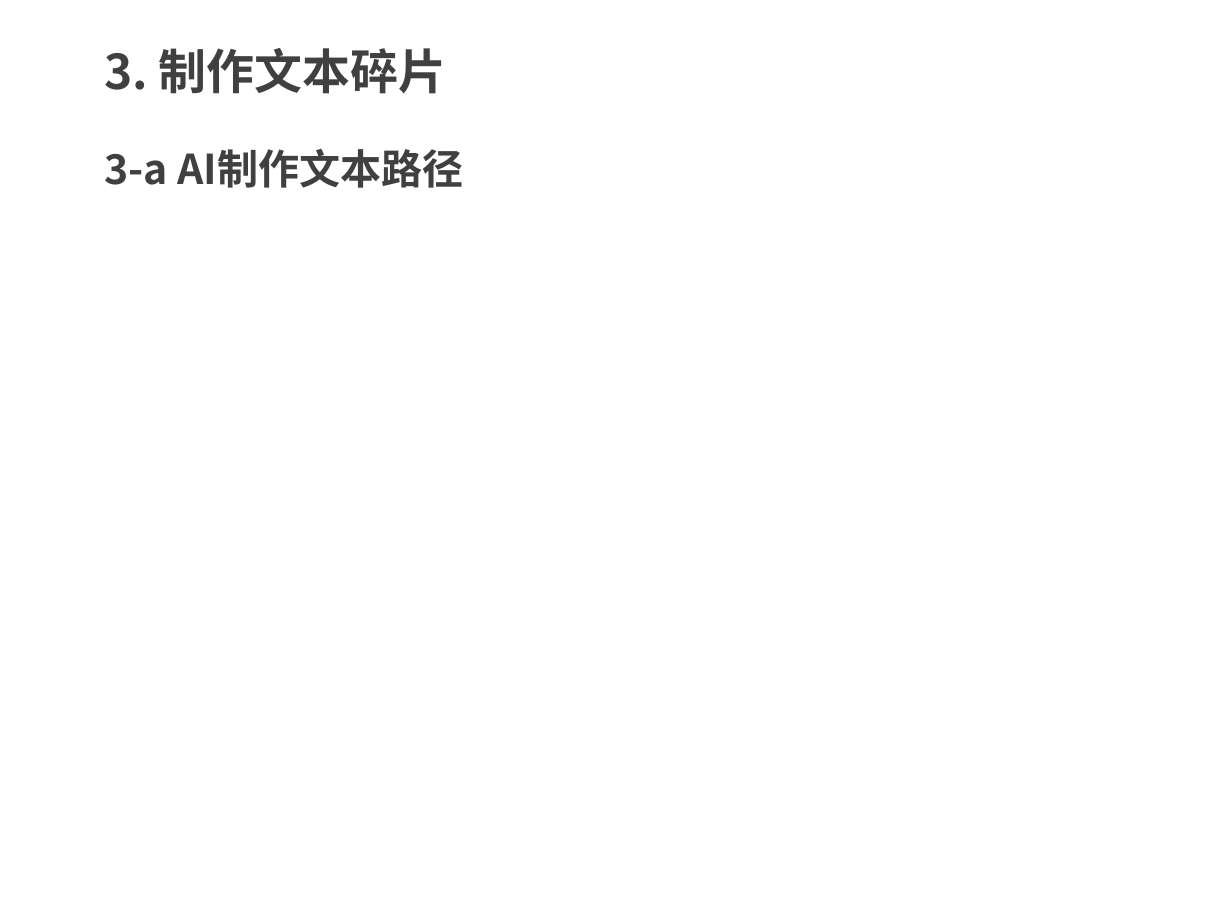
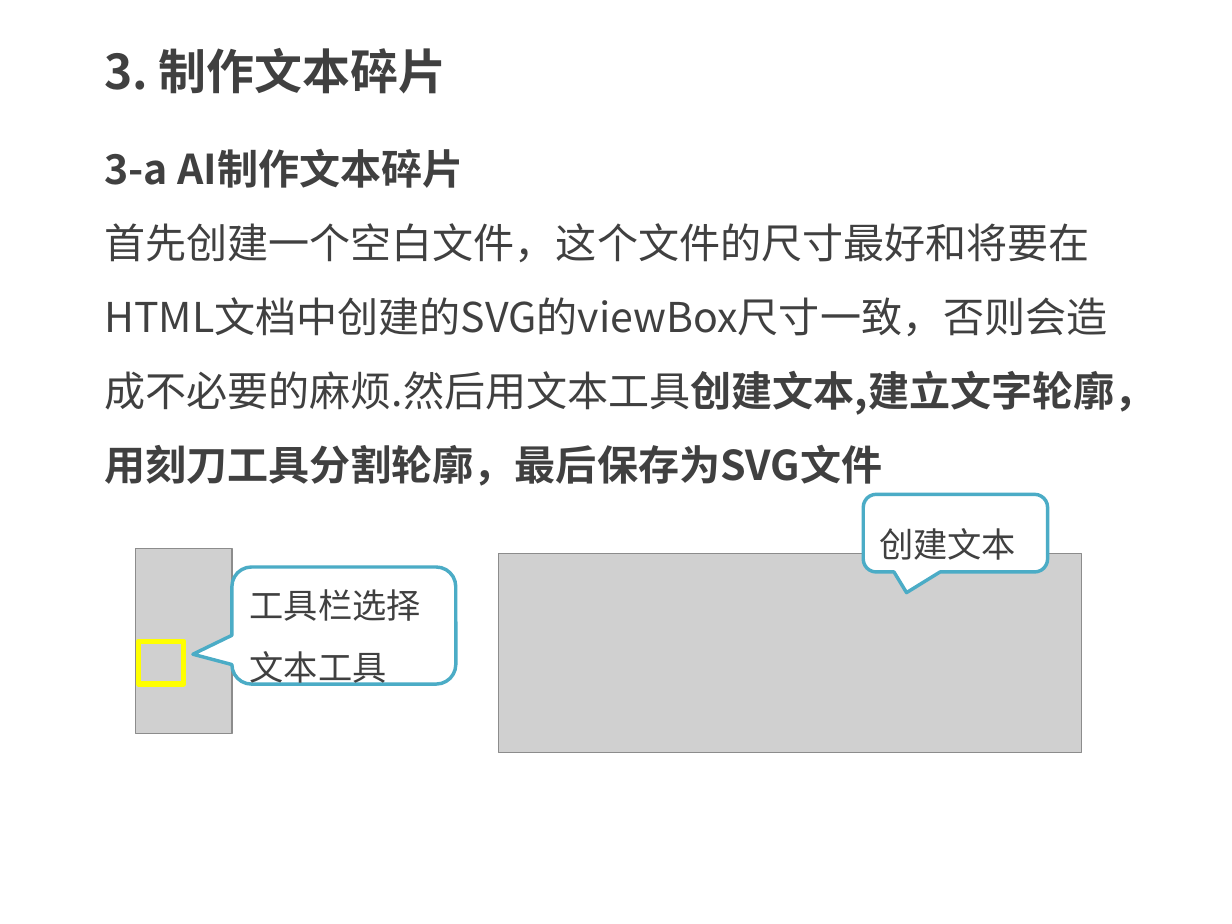
Before and after one commit to kong66/webAni, a slide deck: slide 5 of 20-svg-explode/20.pptx (slide 4 before the commit). Drawn at 1232x924 pixels with LibreOffice and Linux fonts; fonts in the diff are those of the drawing; grey boxes stand for pictures. Boxes give left, top, right and bottom in pixels: in the first picture for what was removed or moved away, otherwise in the second. Text is boxed around its words. In the diff, an @@ line names an element or a change of style, - is before the commit and + after.

```diff
--- a/20-svg-explode/20.pptx
+++ b/20-svg-explode/20.pptx
@@ text at (104,149,1155,486): text changed; bold off @@
-3-a AI制作文本路径
+3-a AI制作文本碎片
+首先创建一个空白文件，这个文件的尺寸最好和将要在HTML文档中创建的SVG的viewBox尺寸一致，否则会造成不必要的麻烦.然后用文本工具创建文本,建立文字轮廓，用刻刀工具分割轮廓，最后保存为SVG文件
@@ rounded speech box added at (864,494,1048,572), fill #FFFFFF, outline #4BACC6 2 pt, 20 pt, text #404040 @@
+创建文本
@@ picture added at (136,548,232,733) @@
@@ rounded speech box added at (232,567,456,684), fill #FFFFFF, outline #4BACC6 2 pt, 20 pt, text #404040 @@
+工具栏选择文本工具
@@ picture added at (498,553,1082,753) @@
@@ rectangle added at (138,641,184,684), outline #FFFF00 3 pt @@
```
Also in this commit, not shown: 5 other slides changed, 9 slides added, 1 slide removed, 6 other files.
